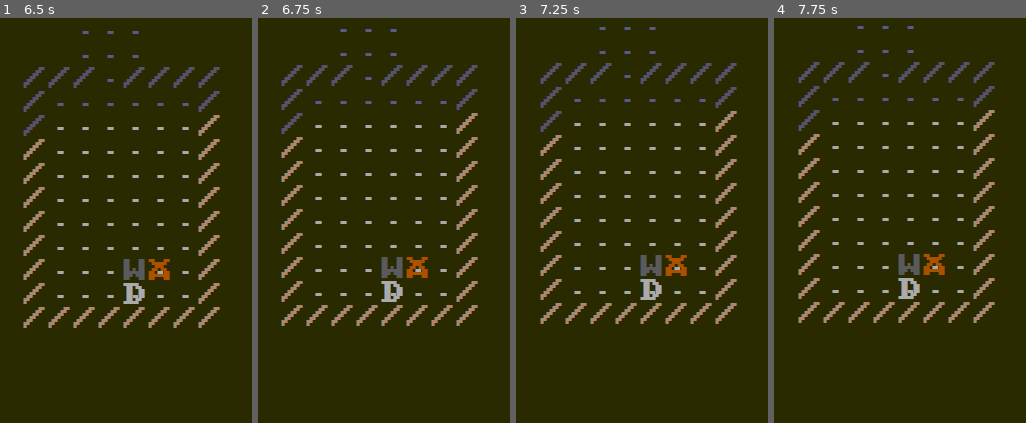
Above: before the commit, frames 1-4 (left to right).
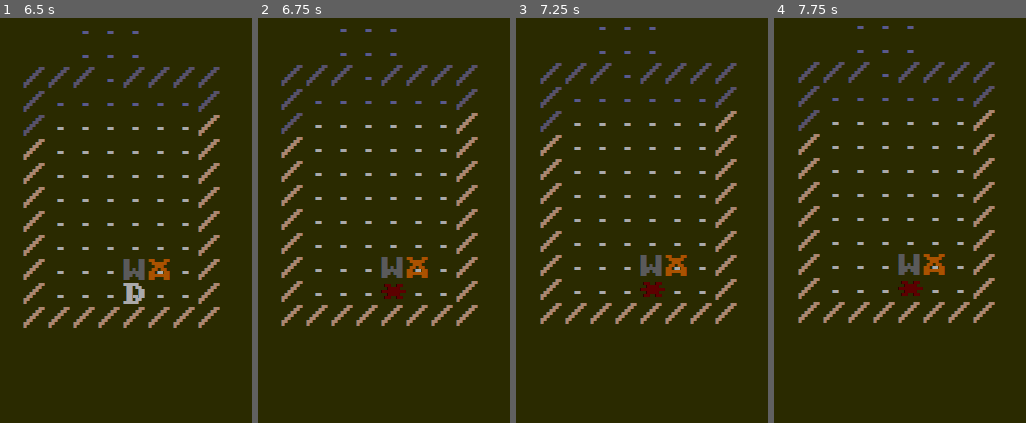
Above: after the commit, the same moments.

Repository: acannellos/folklore
Game: Godot game, scene res://scenes/game/game.tscn
Two runs of this game, one before a commit and one after it. Both use one fixed random seed, a clock stepped at 60 frames per second and the inputs below.
Inputs:
- Up to frame 1 (6.5 s): tap Enter at 0.5 s; hold , (down_right) 0.53-1.28 s; tap J (wait) every 0.75 s from 0.6 to 5.85 s; hold M (down) 1.28-2.03 s; hold , (down_right) 2.03-2.78 s; hold U (up) 2.78-3.53 s; hold N (down_left) 3.53-5.03 s; hold M (down) 5.03-5.78 s; hold , (down_right) from 5.78 s (still down)
- Up to frame 2 (6.75 s): release , (down_right) at 6.53 s; hold U (up) from 6.53 s (still down); tap J (wait) at 6.6 s
- Up to frame 3 (7.25 s): keep holding U (up)
- Up to frame 4 (7.75 s): release U (up) at 7.28 s; hold , (down_right) from 7.28 s (still down); tap J (wait) at 7.35 s

Frame 1 is identical in both runs. In frame 2, 0.4% of the frame differs, in the area x 48-59%, y 64-71%; in frame 3, 0.4%; in frame 4, 0.4%.

Commit message:
combat wip

Diff:
--- a/data/entities/entity_data_antelope.tres
+++ b/data/entities/entity_data_antelope.tres
@@ -1,7 +1,8 @@
-[gd_resource type="Resource" script_class="EntityData" load_steps=6 format=3 uid="uid://om0ft4avukss"]
+[gd_resource type="Resource" script_class="EntityData" load_steps=7 format=3 uid="uid://om0ft4avukss"]
 
 [ext_resource type="Script" path="res://scripts/entities/actors/components/fighter_data.gd" id="1_7jwte"]
 [ext_resource type="Script" path="res://scripts/entities/entity_data.gd" id="1_cpwjs"]
+[ext_resource type="Texture2D" uid="uid://baj4q2yhlehqu" path="res://data/entities/grave.tres" id="1_i28o0"]
 [ext_resource type="Texture2D" uid="uid://cmm7oqaf0okjy" path="res://assets/textures/ascii_transparent.png" id="2_6wpe7"]
 
 [sub_resource type="Resource" id="Resource_6k0kw"]
@@ -9,6 +10,8 @@
 max_hp = 10
 power = 3
 defense = 0
+death_texture = ExtResource("1_i28o0")
+death_color = Color(0.545098, 0, 0, 1)
 
 [sub_resource type="AtlasTexture" id="AtlasTexture_dflg8"]
 atlas = ExtResource("2_6wpe7")
@@ -21,4 +24,4 @@
 color = Color(1, 0.482353, 0, 1)
 is_blocking_movement = true
 fighter_data = SubResource("Resource_6k0kw")
-ai_type = "HOSTILE"
+ai_type = 2
--- a/data/entities/entity_data_player.tres
+++ b/data/entities/entity_data_player.tres
@@ -1,5 +1,6 @@
-[gd_resource type="Resource" script_class="EntityData" load_steps=6 format=3 uid="uid://chy47tgaap7tq"]
+[gd_resource type="Resource" script_class="EntityData" load_steps=7 format=3 uid="uid://chy47tgaap7tq"]
 
+[ext_resource type="Texture2D" uid="uid://baj4q2yhlehqu" path="res://data/entities/grave.tres" id="1_ij0uq"]
 [ext_resource type="Script" path="res://scripts/entities/actors/components/fighter_data.gd" id="1_pxc3i"]
 [ext_resource type="Script" path="res://scripts/entities/entity_data.gd" id="1_uhmer"]
 [ext_resource type="Texture2D" uid="uid://cmm7oqaf0okjy" path="res://assets/textures/ascii_transparent.png" id="2_vfy8s"]
@@ -9,6 +10,8 @@
 max_hp = 30
 power = 5
 defense = 2
+death_texture = ExtResource("1_ij0uq")
+death_color = Color(0.545098, 0, 0, 1)
 
 [sub_resource type="AtlasTexture" id="AtlasTexture_ylhsw"]
 atlas = ExtResource("2_vfy8s")
@@ -21,4 +24,4 @@
 color = Color(1, 1, 1, 1)
 is_blocking_movement = true
 fighter_data = SubResource("Resource_ujnbq")
-ai_type = "HOSTILE"
+ai_type = 1
--- a/data/entities/entity_data_wolf.tres
+++ b/data/entities/entity_data_wolf.tres
@@ -1,6 +1,7 @@
-[gd_resource type="Resource" script_class="EntityData" load_steps=6 format=3 uid="uid://d0y5x0cslhwu5"]
+[gd_resource type="Resource" script_class="EntityData" load_steps=7 format=3 uid="uid://d0y5x0cslhwu5"]
 
 [ext_resource type="Script" path="res://scripts/entities/entity_data.gd" id="1_ep8vn"]
+[ext_resource type="Texture2D" uid="uid://baj4q2yhlehqu" path="res://data/entities/grave.tres" id="1_erypu"]
 [ext_resource type="Script" path="res://scripts/entities/actors/components/fighter_data.gd" id="1_ko816"]
 [ext_resource type="Texture2D" uid="uid://cmm7oqaf0okjy" path="res://assets/textures/ascii_transparent.png" id="2_16i6l"]
 
@@ -9,6 +10,8 @@
 max_hp = 16
 power = 4
 defense = 1
+death_texture = ExtResource("1_erypu")
+death_color = Color(0.545098, 0, 0, 1)
 
 [sub_resource type="AtlasTexture" id="AtlasTexture_5xlkv"]
 atlas = ExtResource("2_16i6l")
@@ -21,4 +24,4 @@
 color = Color(0.529412, 0.529412, 0.529412, 1)
 is_blocking_movement = true
 fighter_data = SubResource("Resource_efdjq")
-ai_type = "HOSTILE"
+ai_type = 2
--- /dev/null
+++ b/data/entities/grave.tres
@@ -0,0 +1,7 @@
+[gd_resource type="AtlasTexture" load_steps=2 format=3 uid="uid://baj4q2yhlehqu"]
+
+[ext_resource type="Texture2D" uid="uid://cmm7oqaf0okjy" path="res://assets/textures/ascii_transparent.png" id="1_4ta06"]
+
+[resource]
+atlas = ExtResource("1_4ta06")
+region = Rect2(345, 3, 25, 24)
--- a/scripts/entities/actors/actions/action_with_direction.gd
+++ b/scripts/entities/actors/actions/action_with_direction.gd
@@ -12,3 +12,6 @@
 
 func get_blocking_entity_at_destination() -> Entity:
 	return get_map_data().get_blocking_entity_at_location(get_destination())
+
+func get_target_actor() -> Entity:
+	return get_map_data().get_actor_at_location(get_destination())
--- a/scripts/entities/actors/actions/bump_action.gd
+++ b/scripts/entities/actors/actions/bump_action.gd
@@ -2,7 +2,7 @@
 extends ActionWithDirection
 
 func perform() -> void:
-	if get_blocking_entity_at_destination():
+	if get_target_actor():
 		MeleeAction.new(entity, offset.x, offset.y).perform()
 	else:
 		MovementAction.new(entity, offset.x, offset.y).perform()
--- a/scripts/entities/actors/actions/melee_action.gd
+++ b/scripts/entities/actors/actions/melee_action.gd
@@ -2,8 +2,16 @@
 extends ActionWithDirection
 
 func perform() -> void:
-	var target: Entity = get_blocking_entity_at_destination()
+	var target: Entity = get_target_actor()
 	if not target:
 		return
 
-	print("You kick the %s, much to its annoyance." % target.get_entity_name())
+	var damage: int = entity.fighter_component.power - target.fighter_component.defense
+
+	var attack_description: String = "%s attacks %s" % [entity.get_entity_name(), target.get_entity_name()]
+	if damage > 0:
+		attack_description += " for %d hit points." % damage
+		target.fighter_component.hp -= damage
+	else:
+		attack_description += " but does no damage."
+	print(attack_description)
--- a/scripts/entities/actors/components/fighter_component.gd
+++ b/scripts/entities/actors/components/fighter_component.gd
@@ -5,11 +5,37 @@
 var hp: int:
 	set(value):
 		hp = clampi(value, 0, max_hp)
+		if hp <= 0:
+			die()
 var defense: int
 var power: int
+
+var death_texture: Texture
+var death_color: Color
 
 func _init(data: FighterData) -> void:
 	max_hp = data.max_hp
 	hp = data.max_hp
 	defense = data.defense
 	power = data.power
+	death_texture = data.death_texture
+	death_color = data.death_color
+
+func die() -> void:
+	var death_message: String
+
+	if get_map_data().player == entity:
+		death_message = "You died!"
+		Events.player_died.emit()
+	else:
+		death_message = "%s is dead!" % entity.get_entity_name()
+
+	print(death_message)
+	entity.texture = death_texture
+	entity.modulate = death_color
+	entity.ai_component.queue_free()
+	entity.ai_component = null
+	entity.entity_name = "Remains of %s" % entity.entity_name
+	entity.blocks_movement = false
+	get_map_data().unregister_blocking_entity(entity)
+	entity.type = Enums.EntityType.CORPSE
--- a/scripts/entities/actors/components/fighter_data.gd
+++ b/scripts/entities/actors/components/fighter_data.gd
@@ -5,3 +5,7 @@
 @export var max_hp: int
 @export var power: int
 @export var defense: int
+
+@export_category("Visuals")
+@export var death_texture: AtlasTexture = preload("res://data/entities/grave.tres")
+@export var death_color: Color = Color.DARK_RED
--- a/scripts/entities/entity.gd
+++ b/scripts/entities/entity.gd
@@ -2,7 +2,14 @@
 extends Sprite2D
 
 var _entity_data = EntityData
+var entity_name: String
+var blocks_movement: bool
 var map_data: MapData
+
+var type: Enums.EntityType:
+	set(value):
+		type = value
+		z_index = type
 
 var fighter_component: FighterComponent
 var ai_component: AIComponent
@@ -15,11 +22,17 @@
 
 func set_entity_type(entity_data: EntityData) -> void:
 	_entity_data = entity_data
+	type = _entity_data.type
+	blocks_movement = _entity_data.is_blocking_movement
+	entity_name = _entity_data.name
 	texture = entity_data.texture
 	modulate = entity_data.color
 
 	match entity_data.ai_type:
-		"HOSTILE":
+		Enums.AIType.PLAYER:
+			ai_component = AIComponent.new()
+			add_child(ai_component)
+		Enums.AIType.HOSTILE:
 			ai_component = HostileAIComponent.new()
 			add_child(ai_component)
 
@@ -28,10 +41,10 @@
 		add_child(fighter_component)
 
 func is_blocking_movement() -> bool:
-	return _entity_data.is_blocking_movement
+	return blocks_movement
 
 func get_entity_name() -> String:
-	return _entity_data.name
+	return entity_name
 
 var grid_position: Vector2i:
 	set(value):
--- a/scripts/entities/entity_data.gd
+++ b/scripts/entities/entity_data.gd
@@ -1,7 +1,5 @@
 class_name EntityData
 extends Resource
-
-enum AIType {NONE, HOSTILE}
 
 @export_category("Visuals")
 @export var name: String = "Unnamed"
@@ -10,8 +8,13 @@
 
 @export_category("Mechanics")
 @export var is_blocking_movement: bool = true
+@export var type: Enums.EntityType = Enums.EntityType.ACTOR
 
 @export_category("Components")
 @export var fighter_data: FighterData
-#@export var ai_type: AIType
-@export_enum("NONE", "HOSTILE") var ai_type: String = "NONE"
+@export var ai_type: Enums.AIType
+#@export_enum(
+	#"NONE",
+	#"PLAYER",
+	#"HOSTILE"
+	#) var ai_type: String = "NONE"
--- a/scripts/game/game.gd
+++ b/scripts/game/game.gd
@@ -16,6 +16,8 @@
 	map.generate(player)
 	map.update_fov(player.grid_position)
 
+	Events.player_died.connect(game_over)
+
 func _physics_process(_delta: float) -> void:
 	var action: Action = input_handler.get_action(player)
 	if action:
@@ -28,10 +30,9 @@
 	for entity in get_map_data().get_actors():
 		if entity.is_alive() and entity != player:
 			entity.ai_component.perform()
-	#for entity in get_map_data().entities:
-		#if entity == player:
-			#continue
-		#print("The %s wonders when it will get to take a real turn." % entity.get_entity_name())
 
 func get_map_data() -> MapData:
 	return map.map_data
+
+func game_over() -> void:
+	print("game over, dude")
--- /dev/null
+++ b/scripts/global/enums.gd
@@ -0,0 +1,6 @@
+class_name Enums
+
+static func get_enum(enu, key) -> String: return enu.keys()[key]
+
+enum EntityType {CORPSE, ITEM, ACTOR}
+enum AIType {NONE, PLAYER, HOSTILE}
--- a/scripts/global/events.gd
+++ b/scripts/global/events.gd
@@ -1 +1,3 @@
 extends Node
+
+signal player_died
--- a/scripts/global/global.gd
+++ b/scripts/global/global.gd
@@ -3,3 +3,10 @@
 #const player_data = preload("res://data/entities/entity_data_player.tres")
 #var player_grid_pos: Vector2i = Vector2i.ZERO
 #var player_steps: int
+
+#faction system
+#wolves
+#snakes
+#antelope
+
+#eepertok
